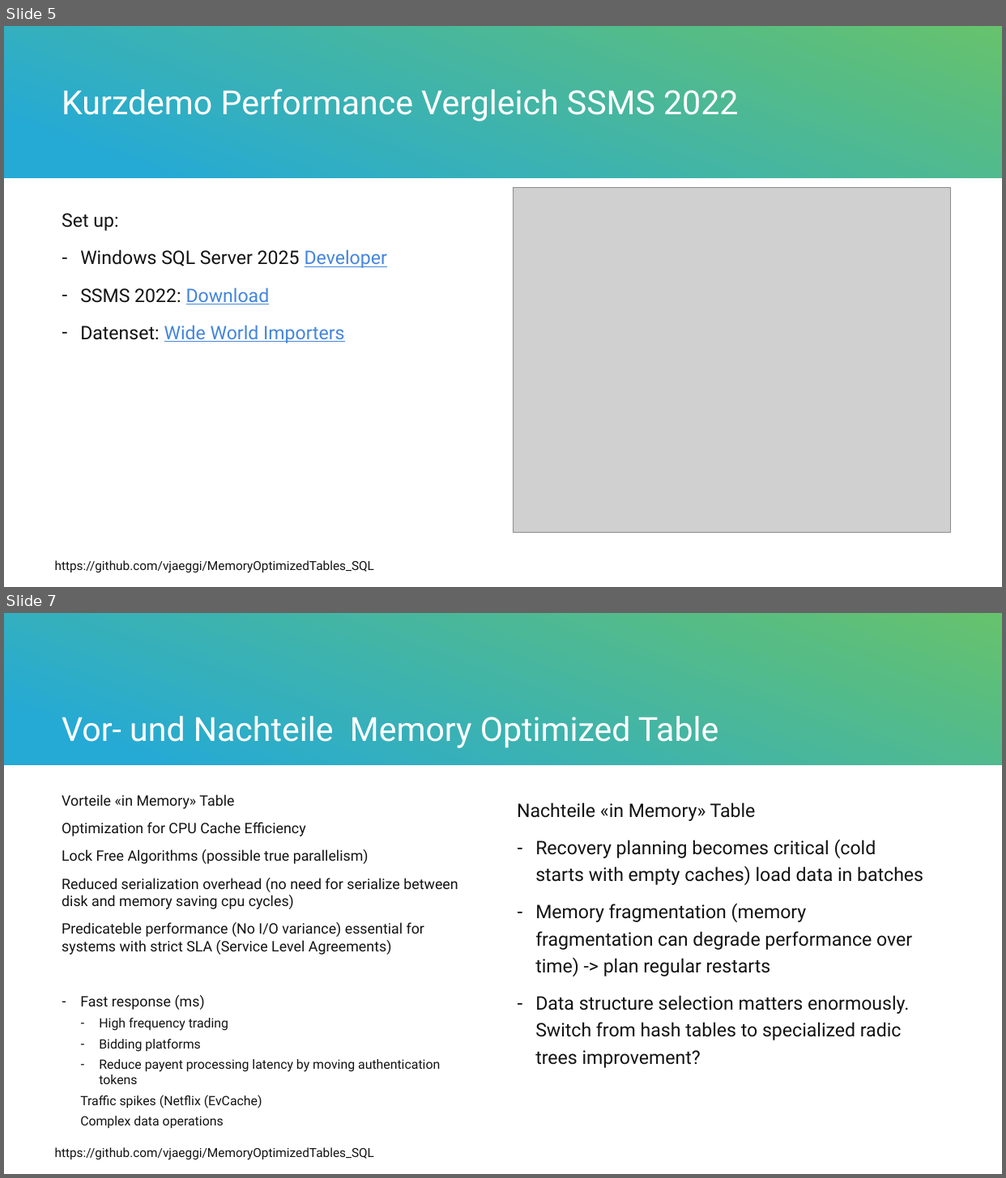
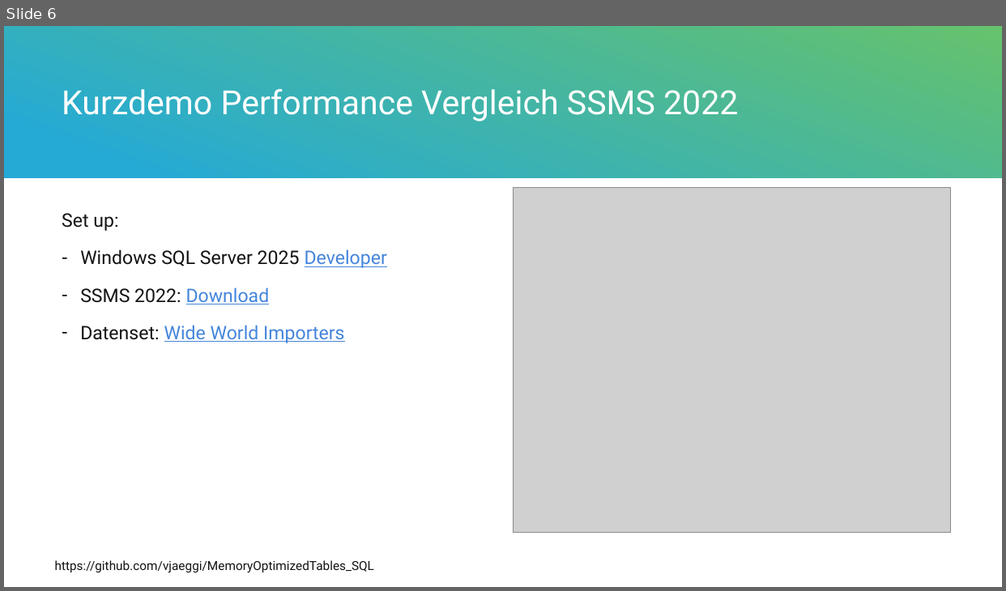
Before and after one commit to vjaeggi/MemoryOptimizedTables_SQL, a slide deck: presentation/MemoryOptimizedTables_SQLDatenbanken.pptx. Shown one above the other, each under a label of ours: slides 5 and 7 before the commit, slide 6 after it; the slides between them are not shown. The pictures are 1006x1178 and 1006x591 pixels, drawn with LibreOffice and Linux fonts; fonts in the diff are those of the drawing; grey boxes stand for pictures. Boxes give left, top, right and bottom in pixels: in the first picture for what was removed or moved away, otherwise in the second. Text is boxed around its words. In the diff, an @@ line names an element or a change of style, - is before the commit and + after.

```diff
--- a/presentation/MemoryOptimizedTables_SQLDatenbanken.pptx
+++ b/presentation/MemoryOptimizedTables_SQLDatenbanken.pptx
@@ slide 7 removed at [4,613,1002,1174], background #FFFFFF; not listed: 1 template element that a slide beside it also shows @@
@@ title removed at [62,716,718,748] @@
-Vor- und Nachteile Memory Optimized Table
@@ text removed at [62,794,458,1129] @@
-Vorteile «in Memory» Table
-Optimization for CPU Cache Efficiency
-Lock Free Algorithms (possible true parallelism)
-Reduced serialization overhead (no need for serialize between disk and memory saving cpu cycles)
-Predicateble performance (No I/O variance) essential for systems with strict SLA (Service Level Agreements)
-– Fast response (ms)
-  – High frequency trading
-  – Bidding platforms
-  – Reduce payent processing latency by moving authentication tokens
-  Traffic spikes (Netflix (EvCache)
-  Complex data operations
@@ text removed at [517,803,923,1068] @@
-Nachteile «in Memory» Table
-– Recovery planning becomes critical (cold starts with empty caches) load data in batches
-– Memory fragmentation (memory fragmentation can degrade performance over time) -> plan regular restarts
-– Data structure selection matters enormously. Switch from hash tables to specialized radic trees improvement?
@@ text removed at [55,1148,374,1161] @@
-https://github.com/vjaeggi/MemoryOptimizedTables_SQL
@@ what was slide 5 is now slide 6 @@
```
Also in this commit, not shown: 4 slides changed, 3 slides added, 1 other slide removed, 3 other files.
